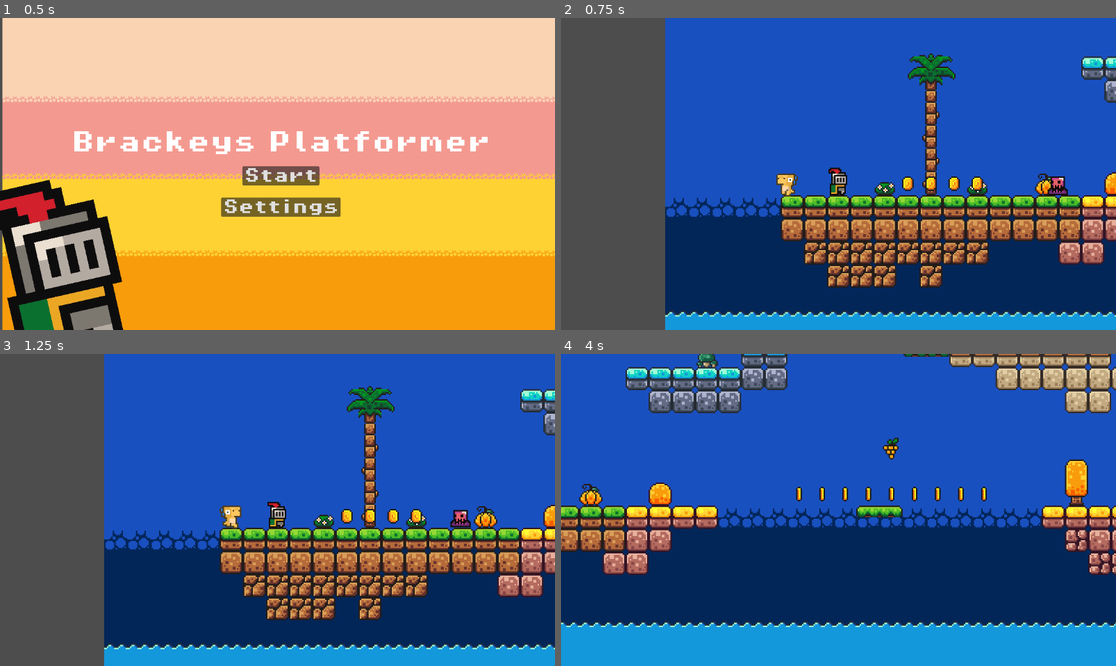
Above: before the commit, frames 1-4 (two rows, left to right).
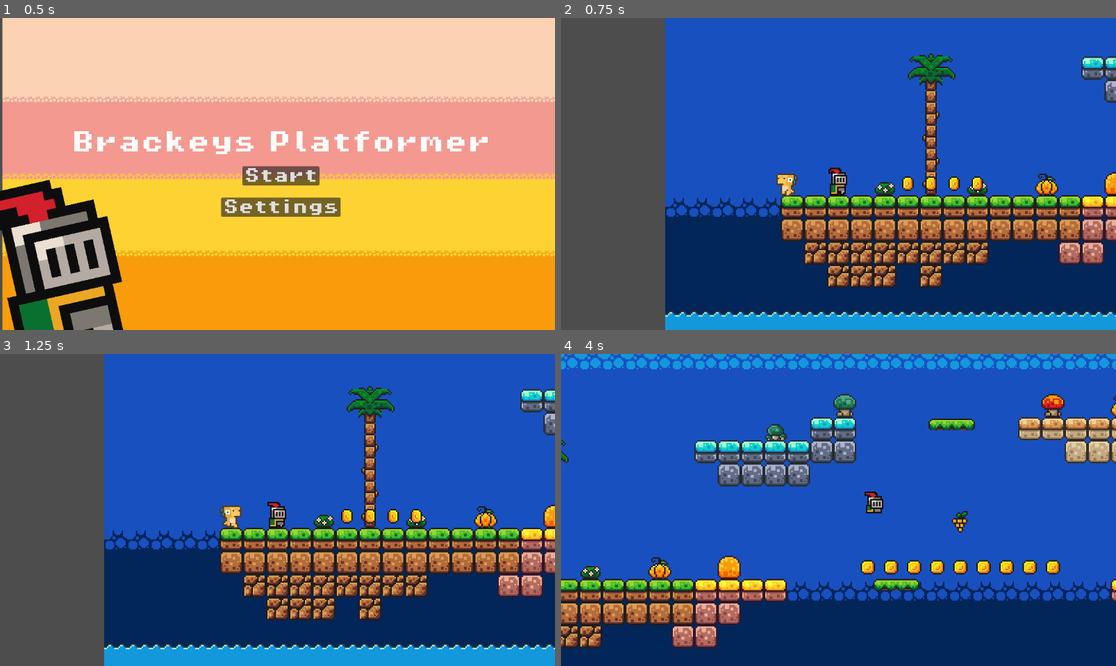
Above: after the commit, the same moments.

Repository: Yncy0/Platformer-2D
Game: Godot game, scene res://scene/gui/menu/starting_menu.tscn
Two runs of this game, one before a commit and one after it. Both use one fixed random seed, a clock stepped at 60 frames per second and the inputs below.
Inputs:
- Up to frame 1 (0.5 s): no input
- Up to frame 2 (0.75 s): click "Start" at 0.5 s
- Up to frame 3 (1.25 s): no input
- Up to frame 4 (4 s): hold Space (jump) 1.28-2.03 s; hold D (move_right) 1.28-2.78 s; tap Space (jump) at 2.1, 2.27, 2.57, 3.6, 3.77 s; hold Left (ui_left) 2.78-3.53 s; hold Space (jump) 2.78-3.53 s; hold D (move_right) from 3.53 s (still down)

Frame 1 is identical in both runs. In frame 2, 0.2% of the frame differs, in the area x 87-92%, y 50-57%; in frame 3, 0.2%; in frame 4, 60%, in the area x 0-100%, y 0-100%.

Commit message:
add jump buffer -> player

Diff:
--- a/project.godot
+++ b/project.godot
@@ -43,6 +43,7 @@
 jump={
 "deadzone": 0.5,
 "events": [Object(InputEventKey,"resource_local_to_scene":false,"resource_name":"","device":-1,"window_id":0,"alt_pressed":false,"shift_pressed":false,"ctrl_pressed":false,"meta_pressed":false,"pressed":false,"keycode":0,"physical_keycode":32,"key_label":0,"unicode":32,"echo":false,"script":null)
+, Object(InputEventKey,"resource_local_to_scene":false,"resource_name":"","device":-1,"window_id":0,"alt_pressed":false,"shift_pressed":false,"ctrl_pressed":false,"meta_pressed":false,"pressed":false,"keycode":0,"physical_keycode":4194320,"key_label":0,"unicode":0,"echo":false,"script":null)
 ]
 }
 pause={
--- a/scene/characters/player/_player.tscn
+++ b/scene/characters/player/_player.tscn
@@ -459,6 +459,9 @@
 shape = SubResource("RectangleShape2D_bk1d1")
 debug_color = Color(3.70607e-06, 0.643004, 0.307854, 0.42)
 
+[node name="BufferJumpTimer" type="Timer" parent="."]
+one_shot = true
+
 [node name="SFXJump" type="AudioStreamPlayer" parent="."]
 stream = ExtResource("9_a0wlx")
 bus = &"SFX"
@@ -469,6 +472,7 @@
 
 [connection signal="area_entered" from="Hitbox" to="StateMachine/FallState" method="_on_hitbox_area_entered"]
 [connection signal="area_entered" from="Hurtbox" to="." method="_on_hurtbox_area_entered"]
+[connection signal="timeout" from="BufferJumpTimer" to="StateMachine/FallState" method="_on_buffer_jump_timer_timeout"]
 
 [editable path="Hitbox"]
 [editable path="Hurtbox"]
--- a/scene/levels/level_01.tscn
+++ b/scene/levels/level_01.tscn
@@ -93,7 +93,7 @@
 layer_1/name = "Mid"
 layer_1/tile_data = PackedInt32Array(1835013, 1, 0, 1835014, 1, 0, 1835015, 1, 0, 1835016, 1, 0, 1835017, 1, 0, 1835018 …(2268 unchanged characters)…
 layer_2/name = "Entities"
-layer_2/tile_data = PackedInt32Array(1769513, 2, 131072, 176 …(274 unchanged characters)… 8, 1310755, 2, 65536, 1769477, 2, 327680, 1769489, 2, 65536)
+layer_2/tile_data = PackedInt32Array(1769513, 2, 131072, 176 …(274 unchanged characters)… 8, 1310755, 2, 65536, 1769477, 2, 327680)
 layer_3/name = "Front"
 layer_3/tile_data = PackedInt32Array(2162688, 262145, 9, 2162689, 262145, 9, 2162690, 262145, 9, 2162691, 262145, 9, 21 …(10429 unchanged characters)…
 
--- a/script/characters/player/_player.gd
+++ b/script/characters/player/_player.gd
@@ -22,6 +22,7 @@
 @onready var projectile_spawn: Node2D = $ProjectileSpawn
 @onready var sfx_hurt: AudioStreamPlayer = $SFXHurt
 @onready var sfx_jump: AudioStreamPlayer = $SFXJump
+@onready var buffer_jump_timer: Timer = $BufferJumpTimer
 
 
 # Get the gravity from the project settings to be synced with RigidBody nodes.
@@ -32,12 +33,15 @@
 var is_riding: bool = false
 var is_hurt: bool = false
 
+var jump_available: bool = false
+
+
 func update_gravity(delta: float) -> void:
 	# Add the gravity.
 	if not is_on_floor():
 		velocity.y += gravity * delta
 
-	if Input.is_action_just_pressed("ui_up"):
+	if Input.is_action_just_pressed("ui_left"):
 		if is_riding:
 			shooting()
 
@@ -74,6 +78,8 @@
 	velocity.y = JUMP_VELOCITY
 	velocity.x = platform_velocity.x
 
+	jump_available = false
+
 
 func shooting() -> void:
 	var s = projectiles[projectile_name].instantiate()
@@ -85,9 +91,6 @@
 	mount_spawn.remove_child(mount_spawn.get_child(0))
 
 
-
-
-
 func _on_hurtbox_area_entered(area: Area2D) -> void:
 	if area is Hitbox:
 		is_hurt = true
--- a/script/characters/player/fall.gd
+++ b/script/characters/player/fall.gd
@@ -7,6 +7,14 @@
 	else:
 		player.animation_player.play("mount")
 		player.animated_sprite_2d.play("mount")
+
+	player.buffer_jump_timer.start(0.5)
+
+
+func update_input(event: InputEvent) -> void:
+	if event.is_action_pressed("jump") and player.jump_available:
+		change_state.emit("JumpState")
+		#player.is_jump_buffer = false
 
 
 func update_physics_process(delta: float) -> void:
@@ -27,3 +35,8 @@
 func _on_hitbox_area_entered(area: Area2D) -> void:
 	if area:
 		change_state.emit("BounceState")
+
+
+func _on_buffer_jump_timer_timeout() -> void:
+	player.jump_available = false
+	print("timeout")
--- a/script/characters/player/hit.gd
+++ b/script/characters/player/hit.gd
@@ -14,7 +14,7 @@
 	change_state.emit("IdleState")
 
 
-func update_physics_process(delta: float) -> void:
+func update_physics_process(_delta: float) -> void:
 	player.move_and_slide()
 	player.platform_velocity = player.get_platform_velocity()
 
--- a/script/characters/player/idle.gd
+++ b/script/characters/player/idle.gd
@@ -8,9 +8,10 @@
 		player.animation_player.play("mount")
 		player.animated_sprite_2d.play("mount")
 
+	player.jump_available = true
 
 func update_input(event: InputEvent) -> void:
-	if event.is_action_pressed("jump"):
+	if event.is_action_pressed("jump") and player.jump_available:
 		change_state.emit("JumpState")
 
 
--- a/script/characters/player/jump.gd
+++ b/script/characters/player/jump.gd
@@ -13,7 +13,7 @@
 
 
 func update_input(event: InputEvent) -> void:
-	if event.is_action_released("jump"):
+	if event.is_action_released("jump") and player.jump_available:
 		if player.velocity.y < 0:
 			player.velocity.y = player.JUMP_VELOCITY/4.0
 
@@ -22,7 +22,7 @@
 	player.update_gravity(delta)
 	player.moving()
 
-	if player.velocity.y > -3.0 and !player.is_on_floor():
+	if player.velocity.y > -10.0 and !player.is_on_floor():
 		change_state.emit("FallState")
 
 	if player.is_hurt:
--- a/script/characters/player/move.gd
+++ b/script/characters/player/move.gd
@@ -12,7 +12,7 @@
 	if event.is_action_released("move_left") or event.is_action_released("move_right"):
 		player.velocity.x = player.direction * player.SPEED/4
 
-	if event.is_action_pressed("jump"):
+	if event.is_action_pressed("jump") and player.jump_available:
 		change_state.emit("JumpState")
 
 
